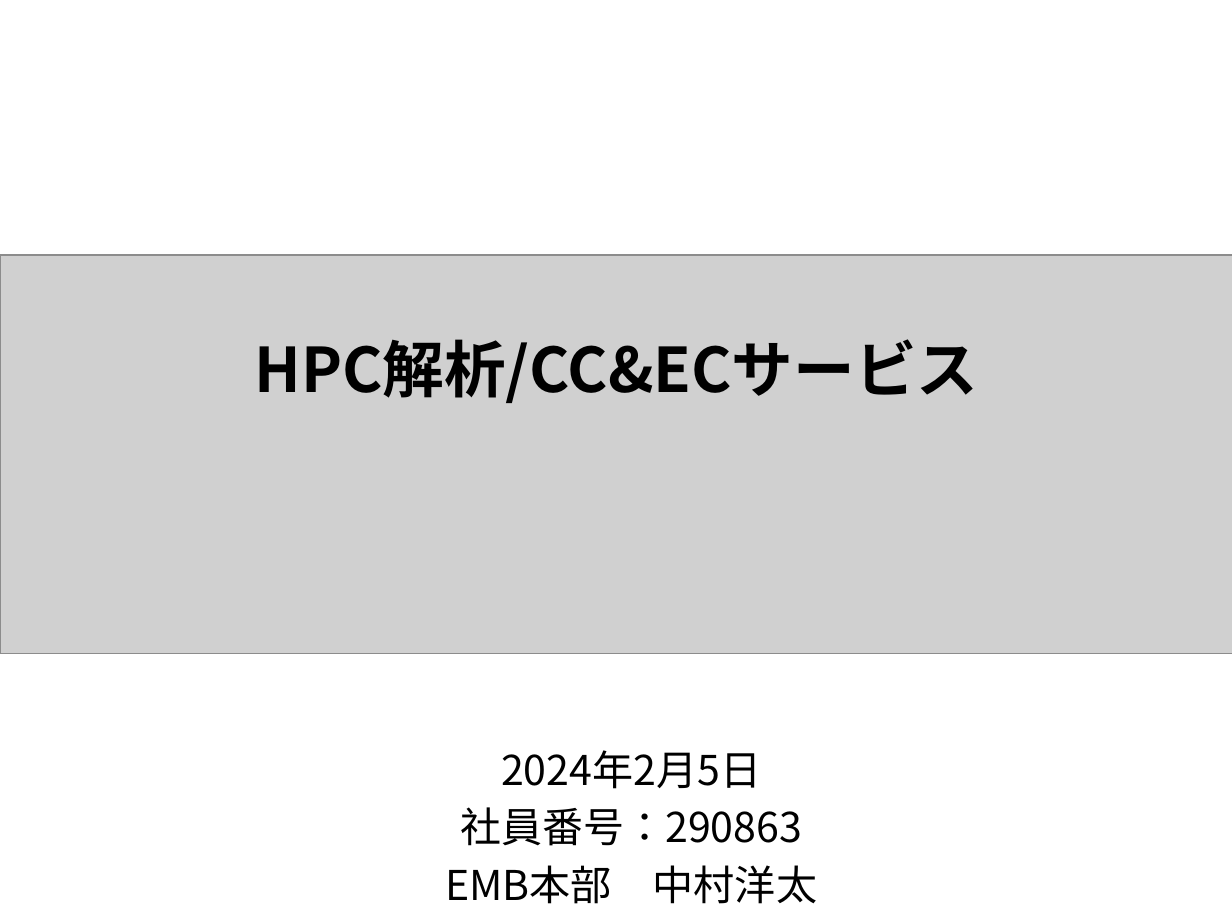
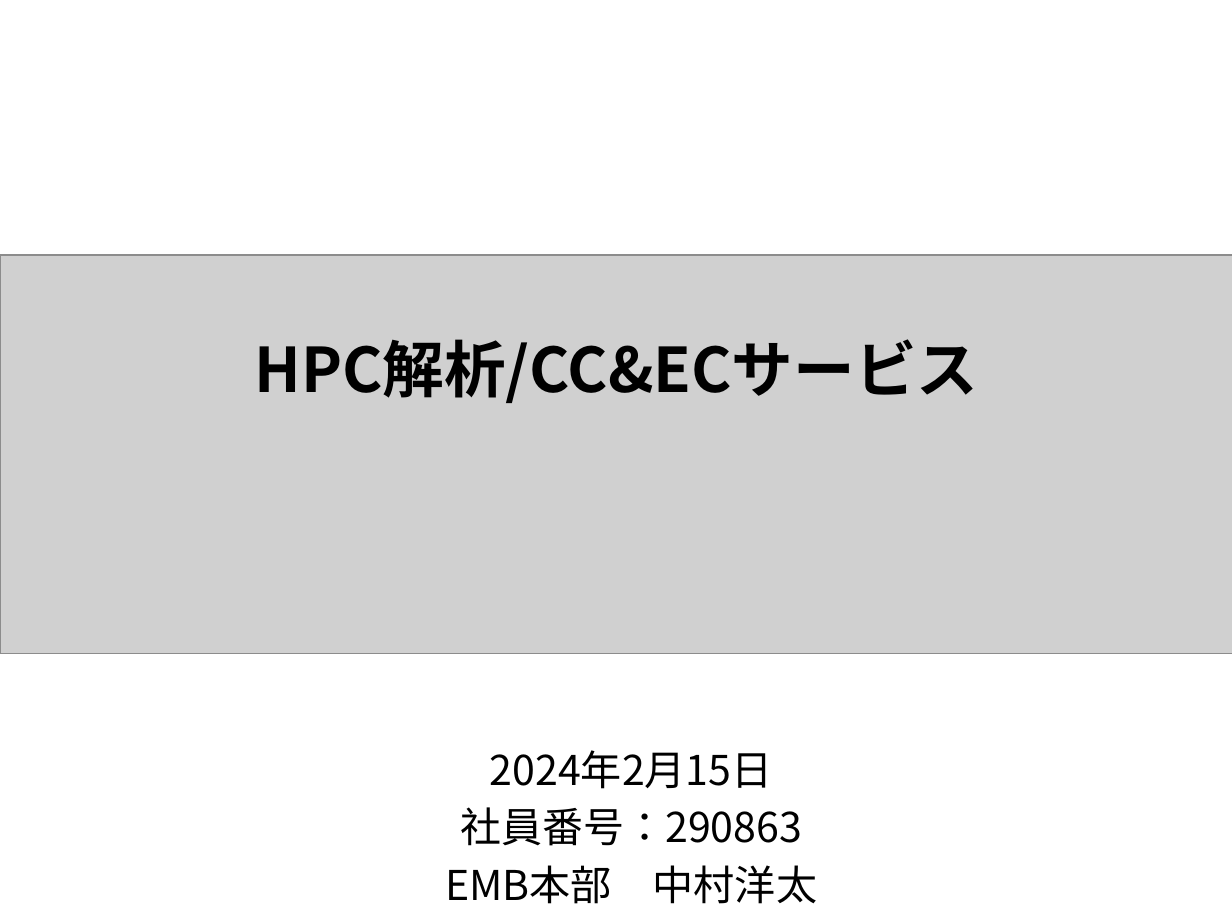
Before and after one commit to SITH-YN/PythonTool, a slide deck: slide 1 of Temp/EMB本部_中村洋太_290863_[HPC解析_CC&ECサービス].pptx. Drawn at 1232x924 pixels with LibreOffice and Linux fonts; fonts in the diff are those of the drawing; grey boxes stand for pictures. Boxes give left, top, right and bottom in pixels: in the first picture for what was removed or moved away, otherwise in the second. Text is boxed around its words. In the diff, an @@ line names an element or a change of style, - is before the commit and + after.

```diff
--- a/Temp/EMB本部_中村洋太_290863_[HPC解析_CC&ECサービス].pptx
+++ b/Temp/EMB本部_中村洋太_290863_[HPC解析_CC&ECサービス].pptx
@@ text at bbox=[490, 750, 773, 789]: text changed @@
-2024年2月5日
+2024年2月15日
```
Also in this commit, not shown: 9 other slides changed, 3 slides added, 1 slide removed.
